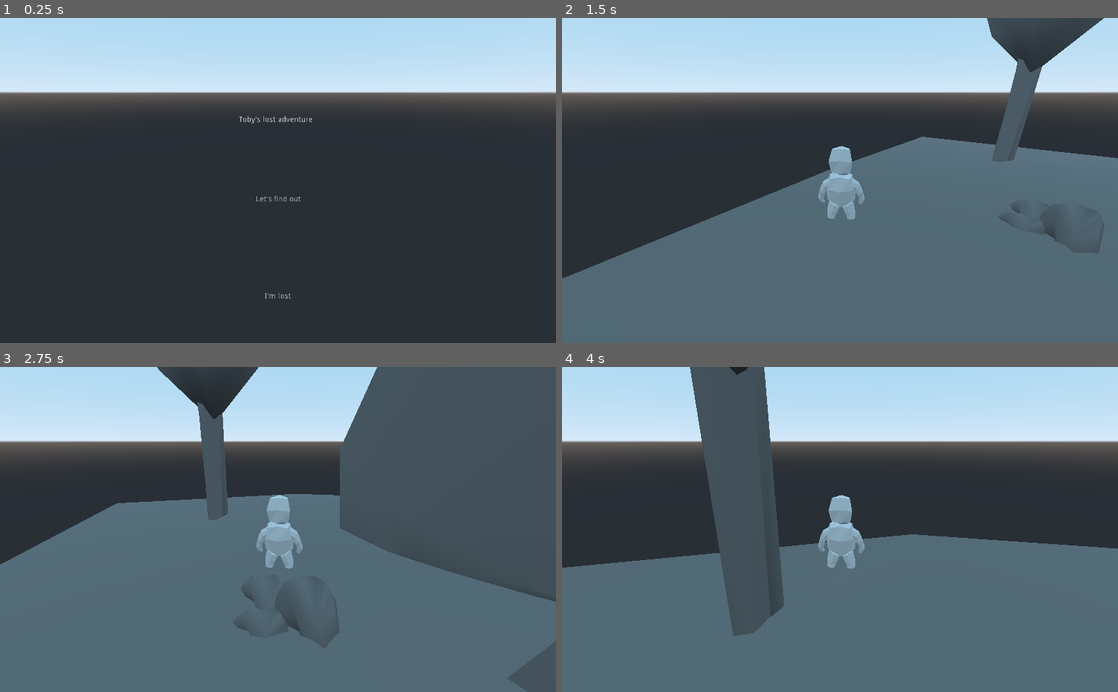
Above: before the commit, frames 1-4 (two rows, left to right).
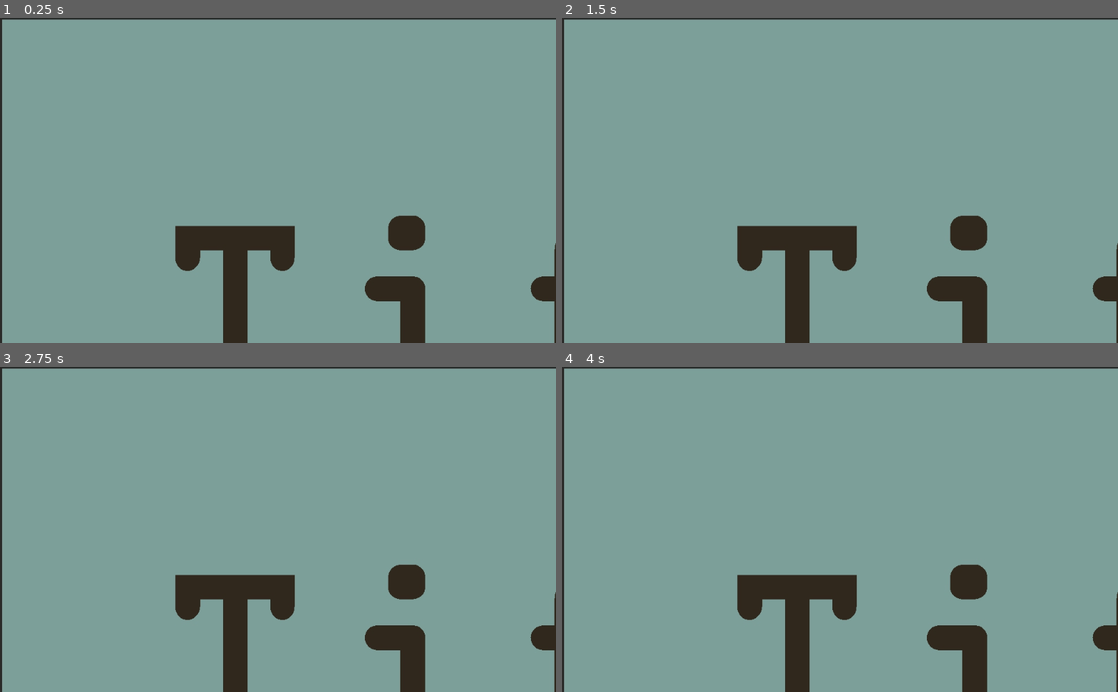
Above: after the commit, the same moments.

Repository: freskoulix/ggj-2021
Game: Godot game, scene res://scenes/RootScene.tscn
The game is run twice, just before and just after one commit, with the same random seed, the same clock (stepped at 60 frames per second) and the same inputs.
Inputs (mouse positions are in pixels of both pictures, inside the frame that each line leads up to):
- Up to frame 1 (0.25 s): no input
- Up to frame 2 (1.5 s): click "Let's find out" at 0.5 s; click (634, 24) at 1.25 s, where only the run after the commit has a clickable "I'm lost"
- Up to frame 3 (2.75 s): tap Enter at 2 s; move the mouse to (305, 529) at 2.02 s; hold W from 2.03 s (still down)
- Up to frame 4 (4 s): keep holding W; move the mouse to (812, 529) at 2.77 s; move the mouse to (851, 523) at 3.52 s

The runs differ from the first frame. In frame 1, 94% of the frame differs, in the area x 0-100%, y 0-100%; in frame 2, 99%; in frame 3, 99%; in frame 4, 99%.

Commit message:
updated menu
Not functional, its bugged.

Diff:
--- a/scenes/MainMenu.tscn
+++ b/scenes/MainMenu.tscn
@@ -1,7 +1,8 @@
-[gd_scene load_steps=4 format=2]
+[gd_scene load_steps=5 format=2]
 
 [ext_resource path="res://scripts/Start.gd" type="Script" id=1]
 [ext_resource path="res://scripts/Exit.gd" type="Script" id=2]
+[ext_resource path="res://assets/main_menu/i01.jpg" type="Texture" id=3]
 
 [sub_resource type="DynamicFont" id=1]
 
@@ -12,30 +13,29 @@
 "_edit_use_anchors_": false
 }
 
-[node name="RichTextLabel" type="RichTextLabel" parent="."]
-anchor_left = 0.011
-anchor_top = 0.302
-anchor_right = 1.0
-anchor_bottom = 0.338
-margin_left = 17.32
-margin_top = -0.200012
-margin_right = -35.952
-margin_bottom = 0.199982
-custom_fonts/mono_font = SubResource( 1 )
-bbcode_enabled = true
-bbcode_text = "[center]Toby's lost adventure[/center]"
-text = "Toby's lost adventure"
+[node name="VBoxContainer" type="VBoxContainer" parent="."]
+margin_left = 0.396851
+margin_right = 265.397
+margin_bottom = 602.0
 __meta__ = {
 "_edit_use_anchors_": false
 }
 
-[node name="Start" type="Button" parent="."]
-anchor_top = 0.488
-anchor_right = 1.0
-anchor_bottom = 0.631
-margin_left = 1.0
-margin_right = 1.0
-margin_bottom = -0.799957
+[node name="Exit" type="Button" parent="VBoxContainer"]
+margin_top = 300.0
+margin_right = 265.0
+margin_bottom = 320.0
+text = "I'm lost"
+flat = true
+script = ExtResource( 2 )
+__meta__ = {
+"_edit_use_anchors_": false
+}
+
+[node name="Start" type="Button" parent="VBoxContainer"]
+margin_top = 200.0
+margin_right = 265.0
+margin_bottom = 44.0
 text = "Let's find out"
 flat = true
 script = ExtResource( 1 )
@@ -43,14 +43,27 @@
 "_edit_use_anchors_": false
 }
 
-[node name="Exit" type="Button" parent="."]
-anchor_top = 0.786
-anchor_right = 1.0
-anchor_bottom = 0.928
-margin_bottom = -0.200073
-text = "I'm lost"
-flat = true
-script = ExtResource( 2 )
+[node name="game_title" type="RichTextLabel" parent="VBoxContainer"]
+margin_top = 48.0
+margin_right = 265.0
+margin_bottom = 68.0
+custom_fonts/mono_font = SubResource( 1 )
+bbcode_enabled = true
+bbcode_text = "[center]Loki's Chill Adventure[/center]"
+visible_characters = 26
+tab_size = 24
+text = "Loki's Chill Adventure"
 __meta__ = {
 "_edit_use_anchors_": false
 }
+
+[node name="Background_image" type="MarginContainer" parent="."]
+__meta__ = {
+"_edit_use_anchors_": false
+}
+
+[node name="TextureRect" type="TextureRect" parent="Background_image"]
+margin_right = 3518.0
+margin_bottom = 2481.0
+texture = ExtResource( 3 )
+stretch_mode = 2
Binary file added: assets/main_menu/i01.jpg
Not shown, added: assets/main_menu/i01.jpg.import
